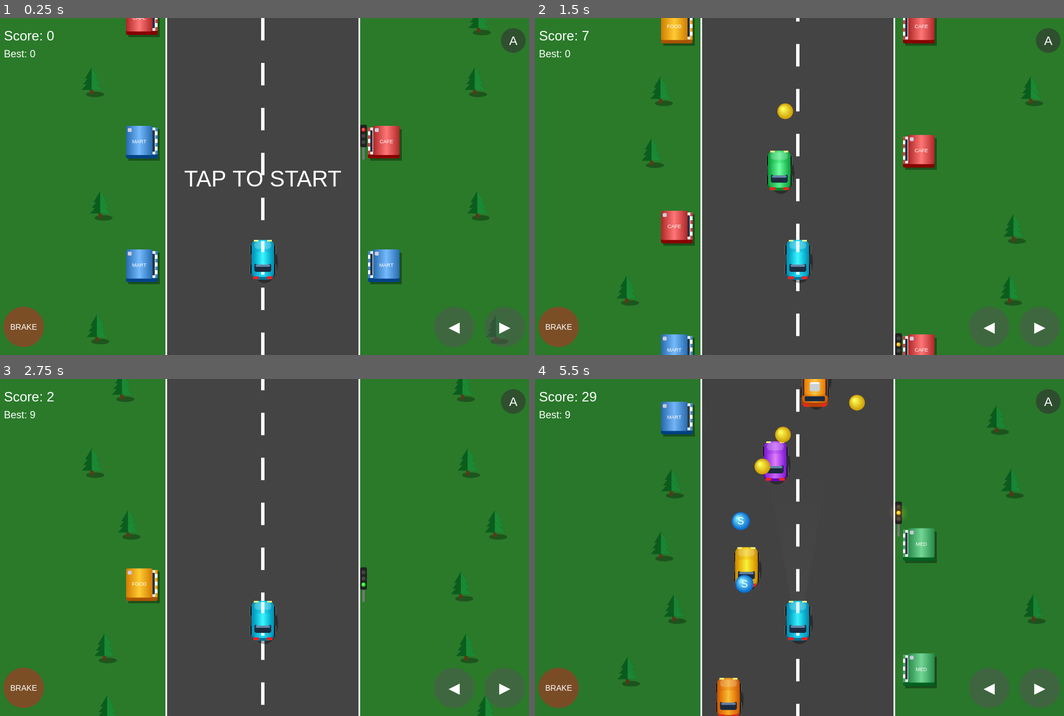
Above: before the commit, frames 1-4 (two rows, left to right).
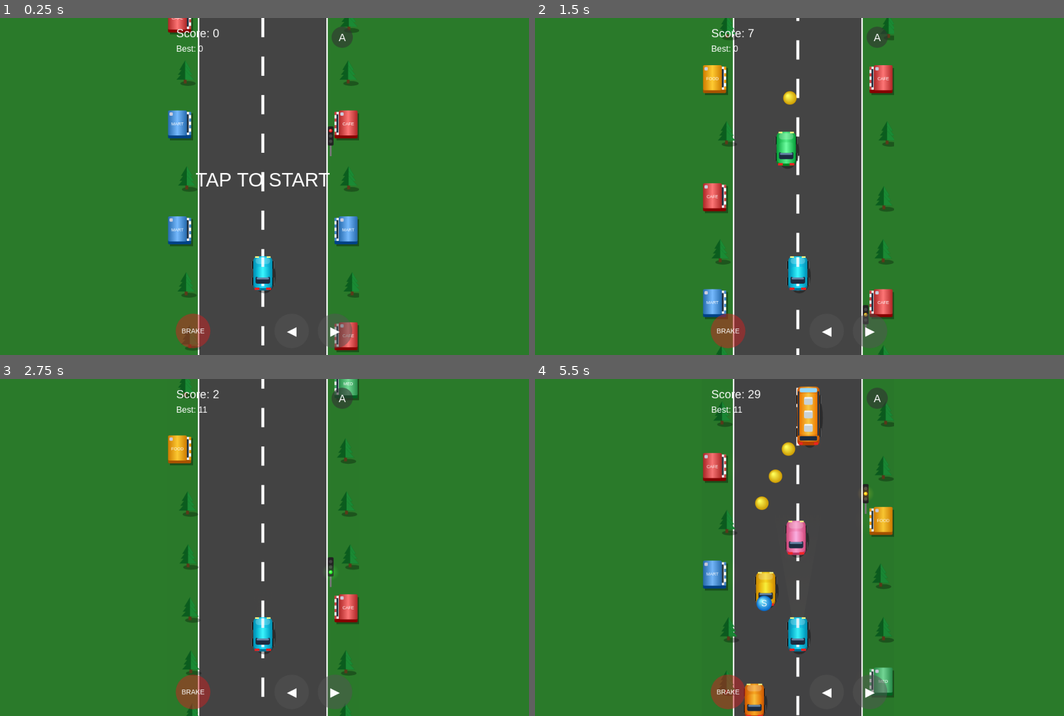
Above: after the commit, the same moments.

Repository: mitali101221-imam/road-racer
Game: browser game, page index.html
The game is run twice, just before and just after one commit, with the same random seed, the same clock (stepped at 60 frames per second) and the same inputs.
Inputs (mouse positions are in pixels of both pictures, inside the frame that each line leads up to):
- Up to frame 1 (0.25 s): no input
- Up to frame 2 (1.5 s): click "▶" at 0.27 s; click (799, 220) at 1.07 s
- Up to frame 3 (2.75 s): click (153, 513) at 1.67 s; click (370, 496) at 2.27 s
- Up to frame 4 (5.5 s): click (878, 614) at 2.87 s; click (661, 631) at 3.47 s; click (799, 480) at 4.07 s; click (958, 564) at 4.67 s; click (635, 547) at 5.27 s

The runs differ from the first frame. In frame 1, 19% of the frame differs, in the area x 0-100%, y 0-100%; in frame 2, 20%; in frame 3, 17%; in frame 4, 21%.

Commit message:
Update index.html

Diff:
--- a/index.html
+++ b/index.html
@@ -21,9 +21,10 @@
   }
   canvas {
     display: block;
-    max-width: 100%;
-    max-height: 100%;
+    width: 100%;
+    height: 100%;
     object-fit: contain;
+    background: #2a7a2a;
   }
 </style>
 </head>
@@ -31,8 +32,9 @@
 <canvas id="c"></canvas>
 <script>
 const c=document.getElementById("c"),ctx=c.getContext("2d");
-c.width=innerWidth;c.height=innerHeight;
-const W=c.width,H=c.height;
+const W = 400, H = 700;
+c.width = W;
+c.height = H;
 const roadW=Math.min(W*0.66,340),roadX=(W-roadW)/2;
 const rx=()=>roadX+25+Math.random()*(roadW-50);
 const colors=["#e53","#fb0","#a4f","#f7a","#3c6","#f80"];
